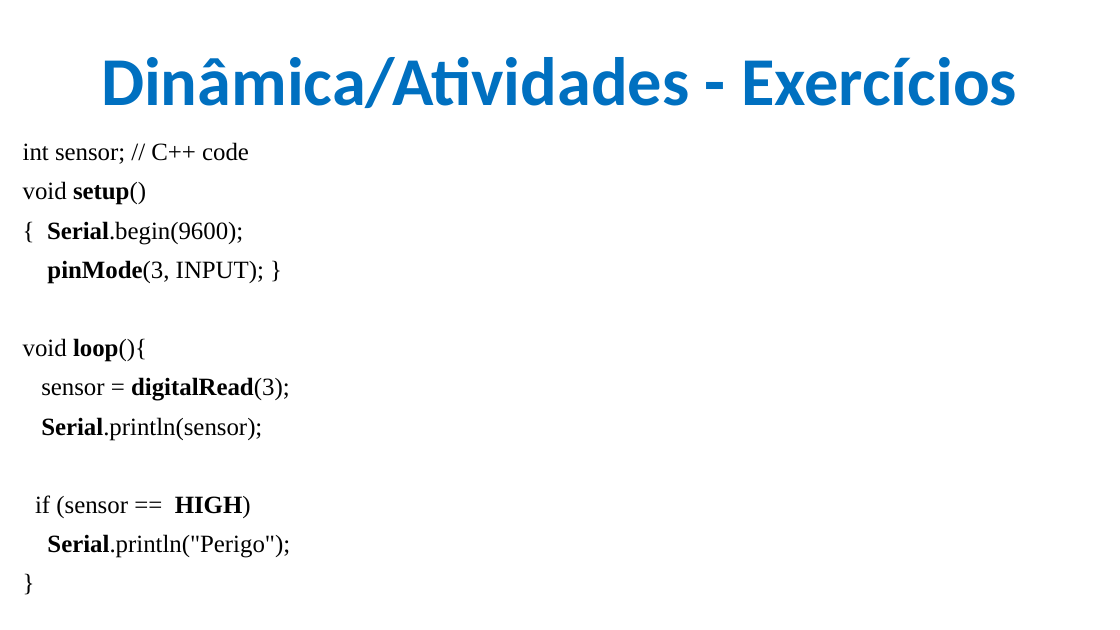
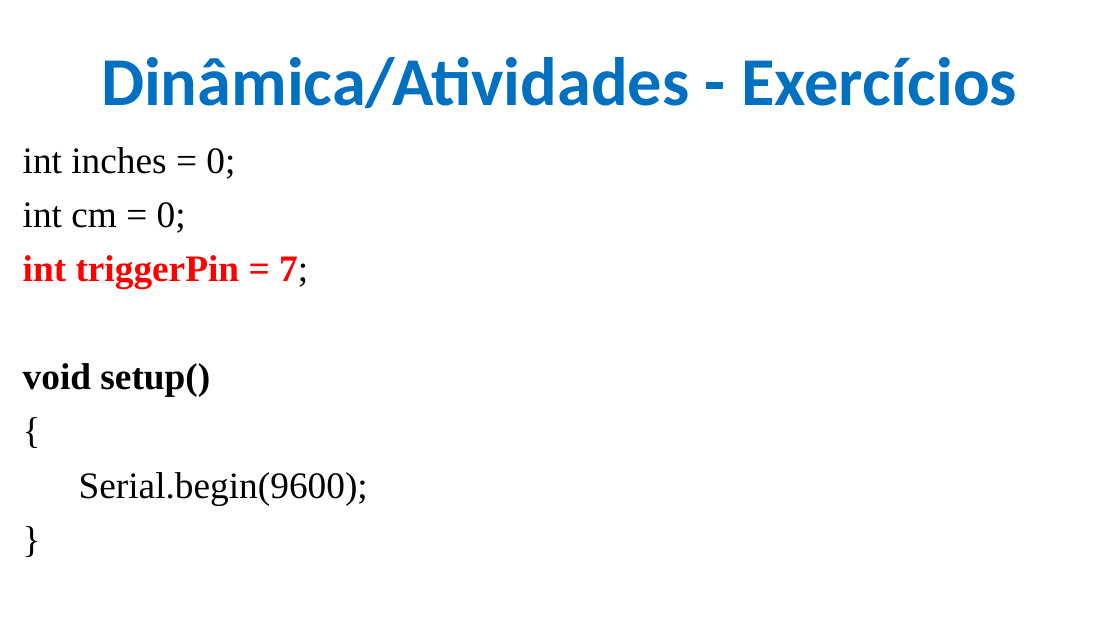
Before and after one commit to CloudEducationBrazil/WydenArea1ProgramacaoMicrocontroladores, a slide deck: slide 41 of 01 Classes/Aula 07 - Programação Microcontroladores - Periféricos Externos- Protocolos Sensores e Atuadores.pptx. Drawn at 1120x630 pixels with LibreOffice and Linux fonts; fonts in the diff are those of the drawing; background and template pictures are left out. Boxes give left, top, right and bottom in pixels: in the first picture for what was removed or moved away, otherwise in the second. Text is boxed around its words. In the diff, an @@ line names an element or a change of style, - is before the commit and + after.

```diff
--- a/01 Classes/Aula 07 - Programação Microcontroladores - Periféricos Externos- Protocolos Sensores e Atuadores.pptx
+++ b/01 Classes/Aula 07 - Programação Microcontroladores - Periféricos Externos- Protocolos Sensores e Atuadores.pptx
@@ text at <box>23,147,308,288</box>: text changed; size 16 to 24 pt @@
-int sensor; // C++ code
+int inches = 0;
+int cm = 0;
+int triggerPin = 7;
@@ text at <box>23,363,210,396</box>: size 16 to 24 pt in "void setup()", "}"; bold on in "void setup()" @@
@@ text at <box>79,472,368,505</box>: text changed; size 16 to 24 pt @@
-{ Serial.begin(9600);
-pinMode(3, INPUT); }
-void loop(){
-sensor = digitalRead(3);
-Serial.println(sensor);
-if (sensor == HIGH)
-Serial.println("Perigo");
+{
+Serial.begin(9600);
```
Also in this commit, not shown: 2 other slides changed, 2 slides added.
